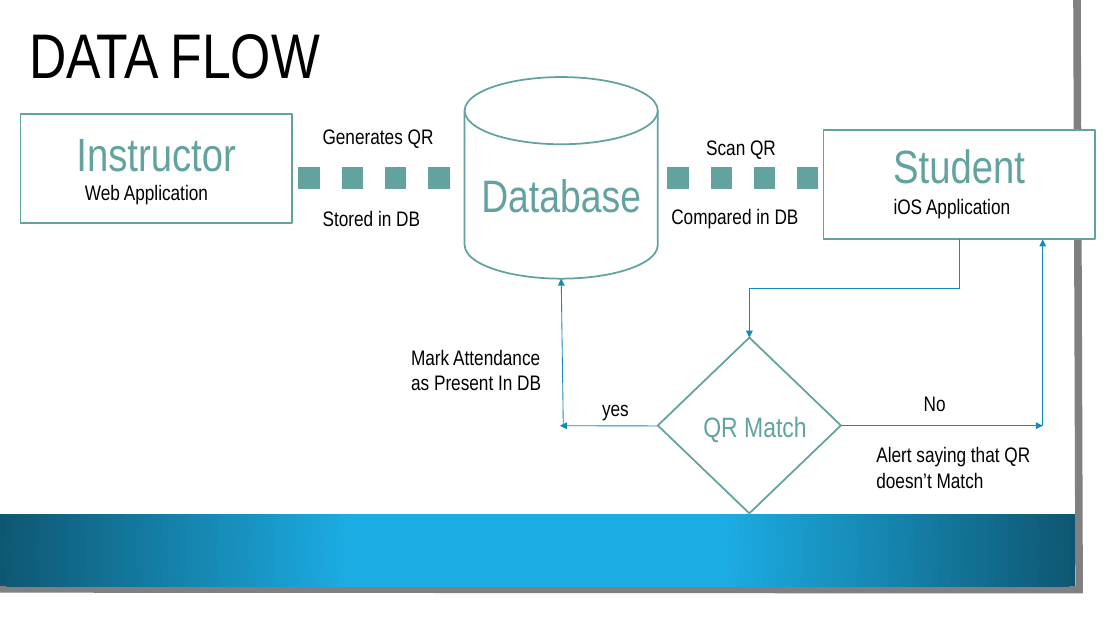
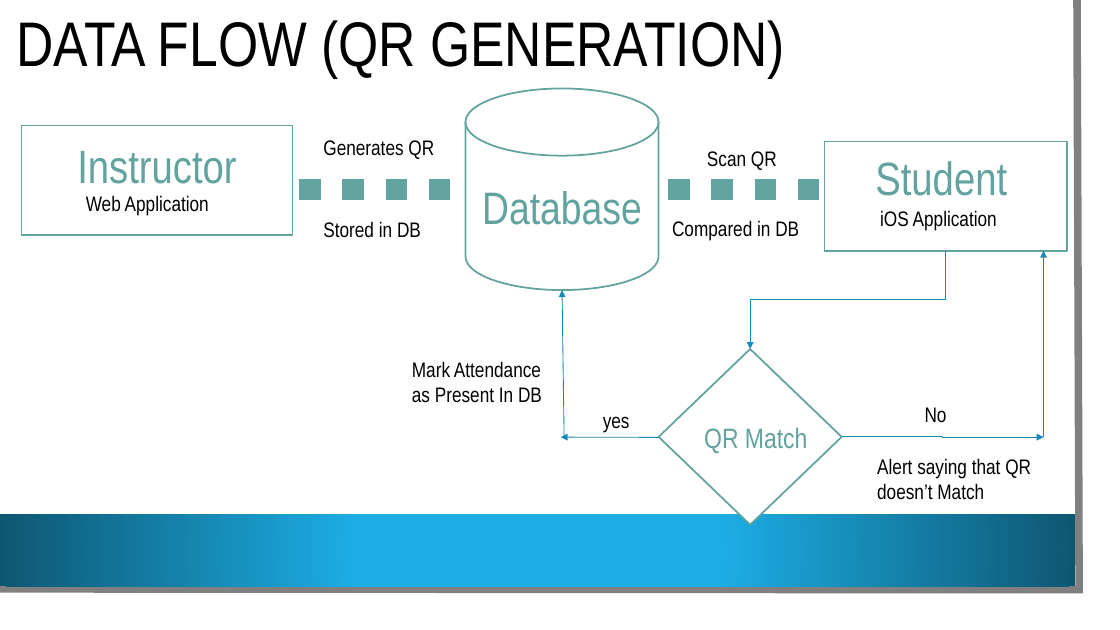
Before and after one commit to VamsiDevalla/Student-Attendance-Tracking, a slide deck: slide 8 of final ppt.pptx. Drawn at 1120x630 pixels with LibreOffice and Linux fonts; fonts in the diff are those of the drawing; background and template pictures are left out. Boxes give left, top, right and bottom in pixels: in the first picture for what was removed or moved away, otherwise in the second. Text is boxed around its words. In the diff, an @@ line names an element or a change of style, - is before the commit and + after.

Commit message:
final commit for final presentation

```diff
--- a/final ppt.pptx
+++ b/final ppt.pptx
@@ title at [16,20,785,77]: text changed @@
-DATA FLOW
+DATA FLOW (QR GENERATION)
@@ rectangle: place and size @@
-rectangle at [823,130,1095,239]
+rectangle at [824,142,1067,251]
@@ text "Student": place and size @@
-text "Student" at [893,149,1025,184]
+text "Student" at [875,161,1007,196]
@@ text "iOS Application": place and size @@
-text "iOS Application" at [894,198,1010,219]
+text "iOS Application" at [880,210,997,231]
@@ elbow arrow moved from (960, 239) - (749, 338) to (946, 251) - (750, 350) @@
@@ 11 texts, 3 arrows, 2 lines, 1 cylinder, 1 elbow arrow, 1 rectangle, 1 diamond: place and size @@
-11 texts, 3 arrows, 2 lines, 1 cylinder, 1 elbow arrow, 1 rectangle, 1 diamond at [21,77,1043,513]
+11 texts, 3 arrows, 2 lines, 1 cylinder, 1 elbow arrow, 1 rectangle, 1 diamond at [22,88,1044,525]
```
Also in this commit, not shown: 1 other slide changed, 3 slides added.
